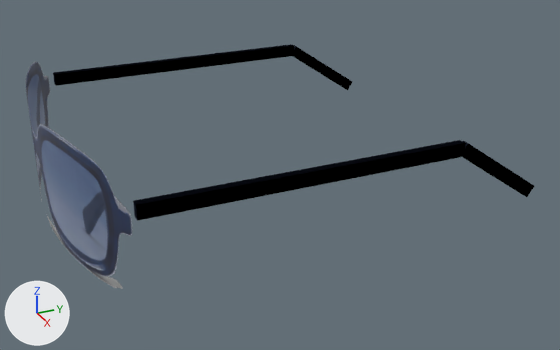
The glTF model public/ar/3d/002050A46972412.glb: old version first, new version second.
Camera for both pictures: a camera (50 mm lens) standing at (0.265, -0.025, 0.11) and looking at (0.01, 0.089, -0.018). The axes (+X, +Y, +Z) are drawn at lower left. The lights are the same throughout. The older version comes first. Vertices at exactly the same position are counted once.

Names of what the first picture shows: 'anteojo'.
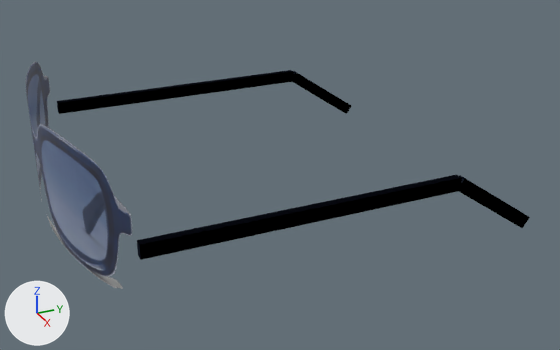
Boxes [x1, y1, x2, y2] around the edits, measured in the pictures (560 x 350 px; the box of a moved part takes in the faces that stretch with it):
'anteojo', reshaped (7% shorter)
    before: [26, 44, 534, 289]
    after: [26, 62, 530, 289]
part 1 of me_mesh_0, moved or reshaped
    before: [53, 44, 294, 86]
    after: [57, 70, 294, 114]
part 2 of me_mesh_0, moved or reshaped
    before: [293, 45, 352, 90]
    after: [293, 71, 351, 114]
part 3 of me_mesh_0, moved or reshaped
    before: [133, 140, 465, 221]
    after: [137, 175, 462, 260]
part 4 of me_mesh_0, moved or reshaped
    before: [461, 141, 534, 197]
    after: [458, 175, 530, 228]

Edits to the bpy script that builds the scene:
```text
Change me_mesh_0:
    used by ob_anteojo; location = (0.0, 0.0, 0.0)
    remove me_mesh_0.from_pydata(...)  # 98 vertices, 112 faces; spans x -0.071..0.071, y 0.0..0.164, z -0.022..0.022
    add me_mesh_0.from_pydata(...)  # 98 vertices, 112 faces; spans x -0.071..0.071, y 0.0..0.164, z -0.029..0.022
    me_mesh_0 part 1: the loose piece of 8 vertices spanning x -0.069..-0.067, y 0.018..0.131, z 0.006..0.011 is moved by (0.0, 0.0, -0.013)
    me_mesh_0 part 2: the loose piece of 8 vertices spanning x -0.069..-0.067, y 0.13..0.164, z -0.016..0.01 is moved by (0.0, 0.0, -0.013)
    me_mesh_0 part 3: the loose piece of 8 vertices spanning x 0.067..0.069, y 0.018..0.131, z 0.006..0.011 is moved by (0.0, 0.0, -0.013)
    me_mesh_0 part 4: the loose piece of 8 vertices spanning x 0.067..0.069, y 0.13..0.164, z -0.016..0.01 is moved by (0.0, 0.0, -0.013)
```
